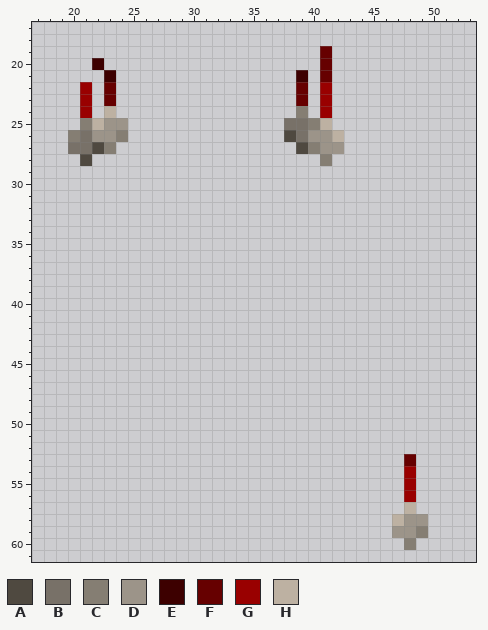
Edited in one commit: pixel-art sprite (Resources/Textures/Objects/Weapons/Throwable/bola.rsi/inhand-left.png). Above, as it was before the edit.
The file is 64x64 pixels. Shown: x 17..53, y 17..61. The old version is drawn lined up with the new one.
Palette (. is transparent): A #4f4940  B #787168  C #857e73  D #9c9489  E #3d0000  F #660000  G #990000  H #bdb1a2
Pixels before, first column x 20:
19 .....................F........
20 ..E..................F........
21 ...E...............E.F........
22 .G.F...............F.G........
23 .G.F...............F.G........
24 .G.H...............C.G........
25 .CHDD.............BBCH........
26 CBDDC.............ABDDH.......
27 BBAC...............ACDD.......
28 .A...................C........
29 ..............................
30 ..............................
31 ..............................
32 ..............................
33 ..............................
34 ..............................
35 ..............................
36 ..............................
37 ..............................
38 ..............................
39 ..............................
40 ..............................
41 ..............................
42 ..............................
43 ..............................
44 ..............................
45 ..............................
46 ..............................
47 ..............................
48 ..............................
49 ..............................
50 ..............................
51 ..............................
52 ..............................
53 ............................F.
54 ............................G.
55 ............................G.
56 ............................G.
57 ............................H.
58 ...........................HDD
59 ...........................DDC
60 ............................C.
The result:
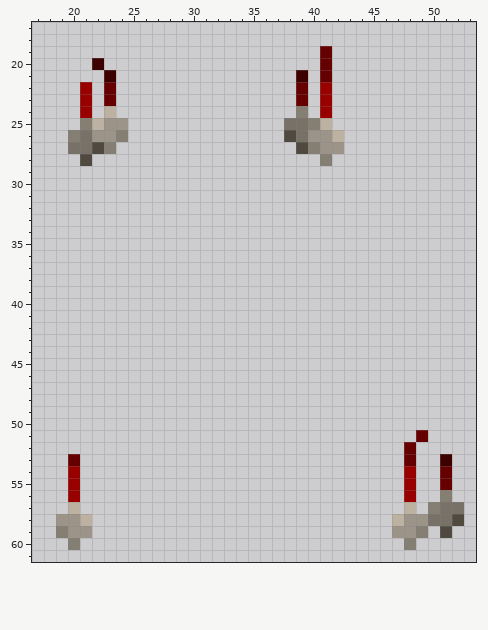
The exact change:
drawings rearranged on the sheet (the old picture shows each at its new place; 1 dropped ones are not shown)
Changed rows in their new state; - is an unchanged pixel.
first column x 19:
51 ------------------------------F---
52 -----------------------------F----
53 -F------------------------------E-
54 -G------------------------------F-
55 -G------------------------------F-
56 -G------------------------------C-
57 -H-----------------------------CBB
58 DDH----------------------------BBA
59 CDD-----------------------------A-
60 -C--------------------------------
